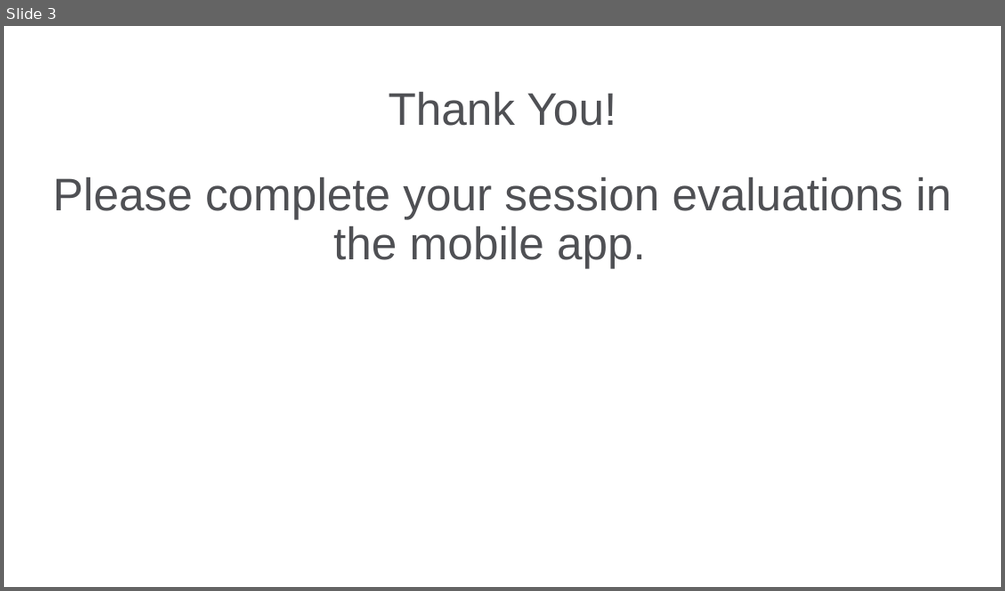
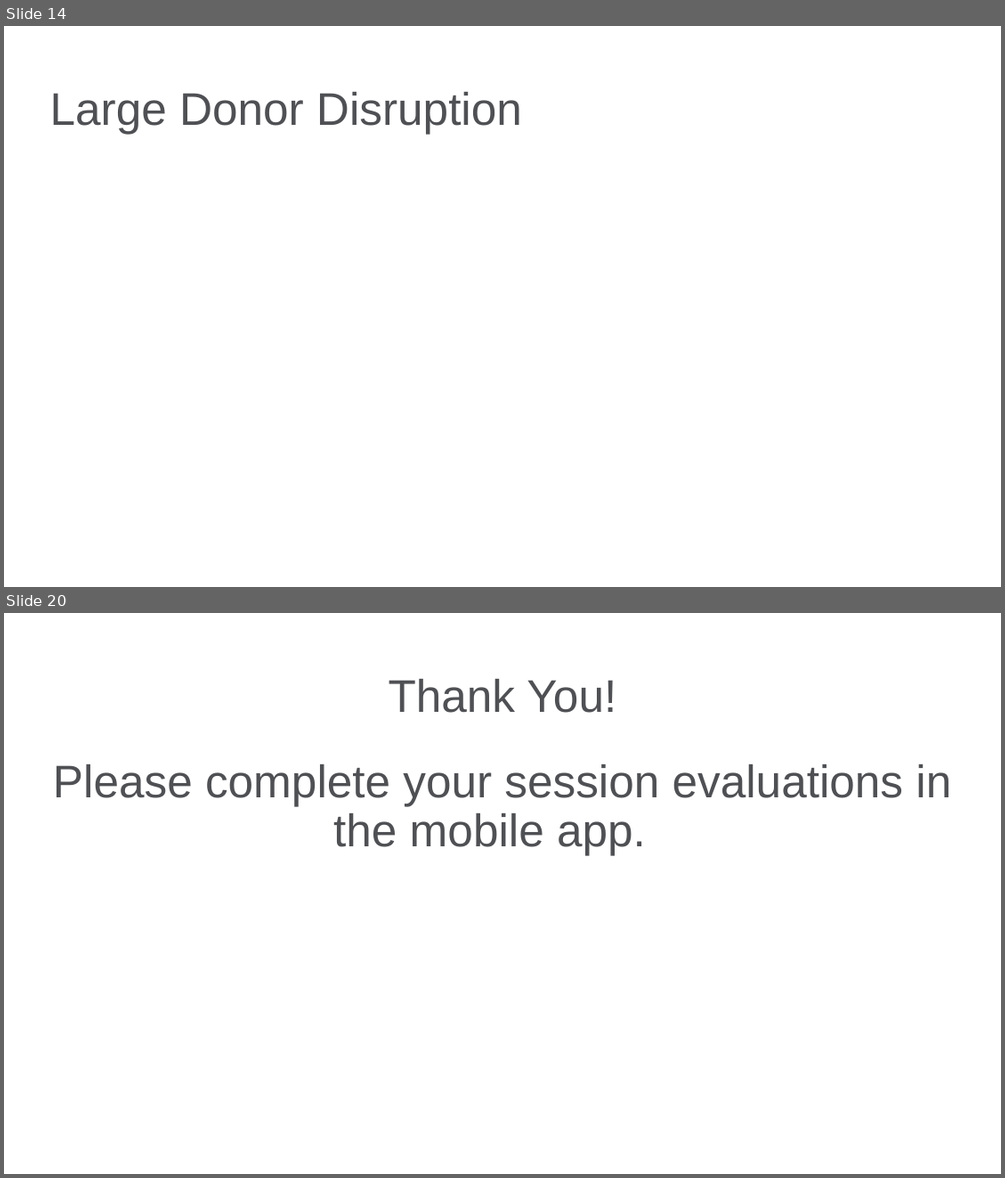
Before and after one commit to bgstieber/APRA-PD-DAS-2019, a slide deck: Generating Insights from Clustering Large Donors - BStieber APRA DAS19.pptx. Shown one above the other, each under a label of ours: slide 3 before the commit, slides 14 and 20 after it; the slides between them are not shown. The pictures are 1005x591 and 1005x1178 pixels, drawn with LibreOffice and Linux fonts; fonts in the diff are those of the drawing; background and template pictures are left out. Boxes give left, top, right and bottom in pixels: in the first picture for what was removed or moved away, otherwise in the second. Text is boxed around its words. In the diff, an @@ line names an element or a change of style, - is before the commit and + after.

```diff
--- a/Generating Insights from Clustering Large Donors - BStieber APRA DAS19.pptx
+++ b/Generating Insights from Clustering Large Donors - BStieber APRA DAS19.pptx
@@ slide 14 added at bbox=[4, 26, 1001, 587], background picture (left out) @@
@@ title added at bbox=[50, 92, 522, 134], 33 pt, text #4F5054 @@
+Large Donor Disruption
@@ what was slide 3 is now slide 20 @@
```
Also in this commit, not shown: 2 slides changed, 16 other slides added, 1 other file.
